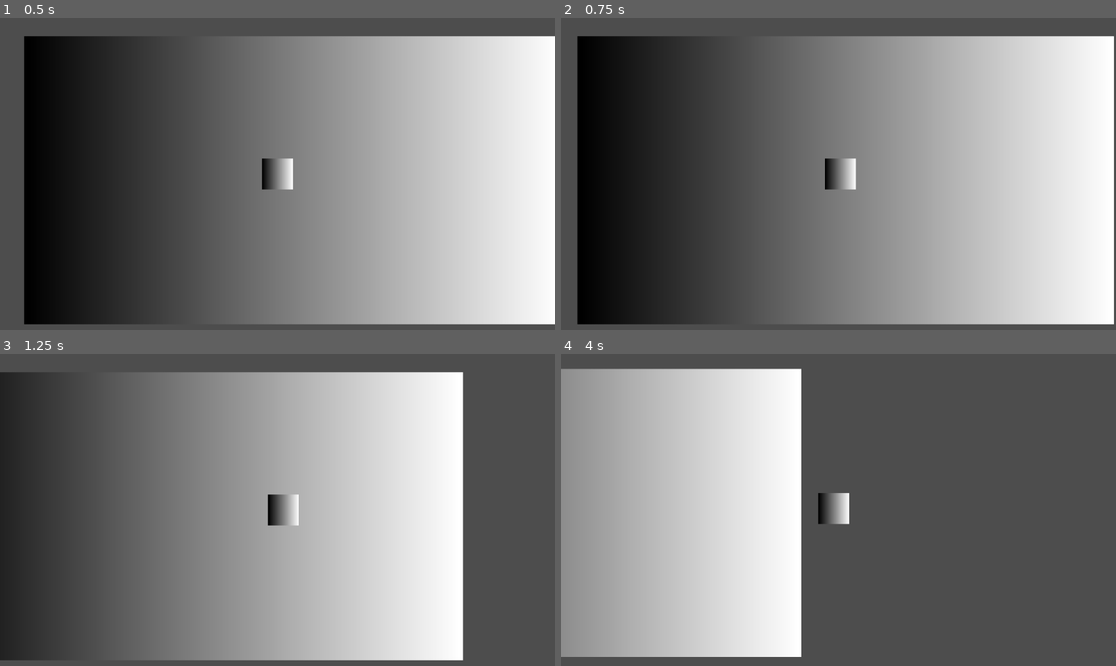
Above: before the commit, frames 1-4 (two rows, left to right).
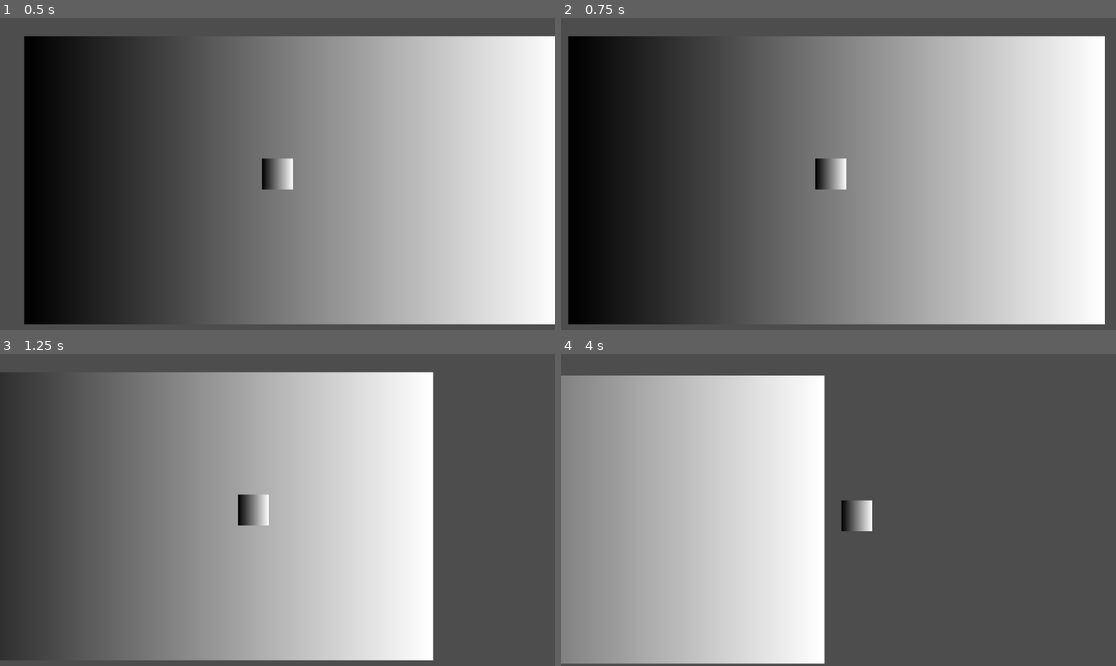
Above: after the commit, the same moments.

Repository: appellatebaton0/milkyway-1
Game: Godot game, scene res://scenes/main.tscn
Two runs of this game, one before a commit and one after it. Both use one fixed random seed, a clock stepped at 60 frames per second and the inputs below.
Inputs:
- Up to frame 1 (0.5 s): no input
- Up to frame 2 (0.75 s): tap Enter at 0.5 s; hold D (right) from 0.53 s (still down)
- Up to frame 3 (1.25 s): keep holding D (right)
- Up to frame 4 (4 s): release D (right) at 1.28 s; hold S (down) 1.28-2.03 s; hold D (right) 2.03-2.78 s; hold W (up) 2.78-3.53 s; hold A (left) from 3.53 s (still down)

Frame 1 is identical in both runs. In frame 2, 3.9% of the frame differs, in the area x 1-100%, y 5-99%; in frame 3, 6.0%; in frame 4, 6.5%, in the area x 0-57%, y 4-100%.

Commit message:
h2.7 - Camera Follow Ahead
- I got the camera set up pretty much how I want it - we've got some below-average lerping and a fair bit of follow ahead to really make the motion feel good.

Diff:
--- a/project.godot
+++ b/project.godot
@@ -18,6 +18,11 @@
 [editor_plugins]
 
 enabled=PackedStringArray("res://addons/godot_super-wakatime/plugin.cfg")
+
+[global_group]
+
+Player=""
+Camera=""
 
 [input]
 
--- a/scenes/main.tscn
+++ b/scenes/main.tscn
@@ -1,11 +1,18 @@
-[gd_scene load_steps=9 format=3 uid="uid://bhp02oy73u0b5"]
+[gd_scene load_steps=16 format=3 uid="uid://bhp02oy73u0b5"]
 
 [ext_resource type="Script" uid="uid://cvqf1hrebc04p" path="res://scripts/bot.gd" id="1_o5qli"]
 [ext_resource type="Script" uid="uid://ce0lih35lp5ov" path="res://scripts/bits/movemaster2d.gd" id="2_0wfyh"]
 [ext_resource type="Script" uid="uid://dm0cvcckbo1ha" path="res://scripts/bits/movebits/control_bits/float_control.gd" id="3_sugp2"]
-[ext_resource type="Script" uid="uid://dh7uyas6k0ivv" path="res://scripts/bits/movebits/lerp2d.gd" id="4_jyhfs"]
+[ext_resource type="Script" uid="uid://dh7uyas6k0ivv" path="res://scripts/bits/movebits/position2d.gd" id="4_jyhfs"]
+[ext_resource type="Script" uid="uid://cf8yvwn7y5dxj" path="res://scripts/values/vector2/operation_vec2.gd" id="4_trceg"]
+[ext_resource type="Script" uid="uid://dhiqy1na7pbxt" path="res://scripts/values/vector2/lerp_vec2.gd" id="5_o6xl0"]
 [ext_resource type="Script" uid="uid://b1o48vkwquyxs" path="res://scripts/values/node/manual_node.gd" id="5_tefeu"]
 [ext_resource type="Script" uid="uid://cv1nebo3jeb7b" path="res://scripts/values/vector2/manual_vec2.gd" id="6_o6xl0"]
+[ext_resource type="Script" uid="uid://bwdw5vkktfk76" path="res://scripts/values/vector2/position_vec2.gd" id="6_tipki"]
+[ext_resource type="Script" uid="uid://dpdrlpfc562ev" path="res://scripts/values/vector2/cast_vec2.gd" id="9_ya4ey"]
+[ext_resource type="Script" uid="uid://d7n7ctdl2nsg" path="res://scripts/values/property.gd" id="10_eb6dy"]
+[ext_resource type="Script" uid="uid://4ivi36601ppp" path="res://scripts/values/node/bit_node.gd" id="11_trceg"]
+[ext_resource type="Script" uid="uid://bslmamakq2ao5" path="res://scripts/values/node/group_node.gd" id="12_eb6dy"]
 
 [sub_resource type="Gradient" id="Gradient_0wfyh"]
 
@@ -19,7 +26,7 @@
 scale = Vector2(17.40625, 9.34375)
 texture = SubResource("GradientTexture2D_sugp2")
 
-[node name="Player" type="Node2D" parent="."]
+[node name="Player" type="Node2D" parent="." groups=["Player"]]
 script = ExtResource("1_o5qli")
 
 [node name="MoveMaster" type="CharacterBody2D" parent="Player"]
@@ -34,26 +41,69 @@
 [node name="Sprite2D" type="Sprite2D" parent="Player"]
 texture = SubResource("GradientTexture2D_sugp2")
 
-[node name="Camera2D" type="Camera2D" parent="."]
+[node name="Camera" type="Node2D" parent="." groups=["Camera"]]
 script = ExtResource("1_o5qli")
 
-[node name="MoveMaster" type="CharacterBody2D" parent="Camera2D"]
+[node name="MoveMaster" type="CharacterBody2D" parent="Camera"]
 script = ExtResource("2_0wfyh")
 
-[node name="Node" type="Node" parent="Camera2D/MoveMaster"]
+[node name="SetPosition" type="Node" parent="Camera/MoveMaster"]
 script = ExtResource("4_jyhfs")
 
-[node name="A" type="Node" parent="Camera2D/MoveMaster/Node" node_paths=PackedStringArray("response")]
+[node name="Next" type="Node" parent="Camera/MoveMaster/SetPosition"]
+script = ExtResource("4_trceg")
+metadata/_custom_type_script = "uid://cf8yvwn7y5dxj"
+
+[node name="LesserVelocity" type="Node" parent="Camera/MoveMaster/SetPosition/Next"]
+script = ExtResource("4_trceg")
+operation = 2
+metadata/_custom_type_script = "uid://cf8yvwn7y5dxj"
+
+[node name="PlayerVelocity" type="Node" parent="Camera/MoveMaster/SetPosition/Next/LesserVelocity"]
+script = ExtResource("9_ya4ey")
+metadata/_custom_type_script = "uid://dpdrlpfc562ev"
+
+[node name="Velocity" type="Node" parent="Camera/MoveMaster/SetPosition/Next/LesserVelocity/PlayerVelocity"]
+script = ExtResource("10_eb6dy")
+property = "velocity"
+metadata/_custom_type_script = "uid://d7n7ctdl2nsg"
+
+[node name="MoveMaster" type="Node" parent="Camera/MoveMaster/SetPosition/Next/LesserVelocity/PlayerVelocity/Velocity"]
+script = ExtResource("11_trceg")
+bit_id = "MoveMasterBit2D"
+metadata/_custom_type_script = "uid://4ivi36601ppp"
+
+[node name="Player" type="Node" parent="Camera/MoveMaster/SetPosition/Next/LesserVelocity/PlayerVelocity/Velocity/MoveMaster"]
+script = ExtResource("12_eb6dy")
+group_name = "Player"
+metadata/_custom_type_script = "uid://bslmamakq2ao5"
+
+[node name="Divisor" type="Node" parent="Camera/MoveMaster/SetPosition/Next/LesserVelocity"]
+script = ExtResource("6_o6xl0")
+response = Vector2(20, 20)
+metadata/_custom_type_script = "uid://cv1nebo3jeb7b"
+
+[node name="Lerp" type="Node" parent="Camera/MoveMaster/SetPosition/Next"]
+script = ExtResource("5_o6xl0")
+metadata/_custom_type_script = "uid://dhiqy1na7pbxt"
+
+[node name="APosition" type="Node" parent="Camera/MoveMaster/SetPosition/Next/Lerp"]
+script = ExtResource("6_tipki")
+metadata/_custom_type_script = "uid://bwdw5vkktfk76"
+
+[node name="A" type="Node" parent="Camera/MoveMaster/SetPosition/Next/Lerp/APosition" node_paths=PackedStringArray("response")]
 script = ExtResource("5_tefeu")
-response = NodePath("../../..")
+response = NodePath("../../../../../..")
 metadata/_custom_type_script = "uid://b1o48vkwquyxs"
 
-[node name="B" type="Node" parent="Camera2D/MoveMaster/Node" node_paths=PackedStringArray("response")]
-script = ExtResource("5_tefeu")
-response = NodePath("../../../../Player")
-metadata/_custom_type_script = "uid://b1o48vkwquyxs"
+[node name="BPosition" type="Node" parent="Camera/MoveMaster/SetPosition/Next/Lerp" node_paths=PackedStringArray("node")]
+script = ExtResource("6_tipki")
+node = NodePath("../../LesserVelocity/PlayerVelocity/Velocity/MoveMaster/Player")
+metadata/_custom_type_script = "uid://bwdw5vkktfk76"
 
-[node name="Lerp" type="Node" parent="Camera2D/MoveMaster/Node"]
+[node name="Lerp" type="Node" parent="Camera/MoveMaster/SetPosition/Next/Lerp"]
 script = ExtResource("6_o6xl0")
 response = Vector2(0.4, 0.4)
 metadata/_custom_type_script = "uid://cv1nebo3jeb7b"
+
+[node name="Camera2D" type="Camera2D" parent="Camera"]
--- a/scripts/bits/bit.gd
+++ b/scripts/bits/bit.gd
@@ -2,18 +2,12 @@
 ## A bot with extended functionality, that can pass that functionality
 ## off to its parent if that parent is an Bot.
 
-## The ID of the bit, aka its class_name as a String.
-@onready var id:String = get_script().get_global_name()
-
-@export var passing := true ## Whether to pass functionality off to the parent.
-
 ## The bot to pass the functionality off to.
 @onready var bot:Bot = get_bot()
 func get_bot() -> Bot:
-	if passing:
-		var parent = get_parent()
+	var parent = get_parent()
 
-		if parent is Bot:
-			return parent
+	if parent is Bot:
+		return parent
 
 	return self
--- a/scripts/bits/movebits/lerp2d.gd
+++ /dev/null
@@ -1,35 +0,0 @@
-class_name LerpBit2D extends MoveBit2D
-## Lerps between two nodes, with a certain weight.
-
-@export var node_a:NodeValue ## The first node to use.
-@export var node_b:NodeValue ## The second node to use.
-@export var lerp_amounts:Vector2Value ## The lerp values for the x and y. Lock between 0.0 and 1.0
-
-## Returns the lerp locked between (0,0) and (1,1)
-func locked_lerp():
-	var lerp_value = lerp_amounts.value()
-	return Vector2(1,1).min(Vector2(0,0).max(lerp_value))
-
-func _ready() -> void:
-	## Look for the values in the children.
-	for child in get_children():
-		print("child ", child is NodeValue)
-		if child is NodeValue:
-			if node_a == null:
-				node_a = child
-			elif node_b == null:
-				node_b = child
-		elif child is Vector2Value:
-			lerp_amounts = child
-
-func phys_active(_delta:float) -> void:
-	print(0)
-	if node_a != null and node_b != null:
-		print("1")
-		var a = node_a.value()
-		var b = node_b.value()
-		var l = locked_lerp()
-
-		# Lerp.
-		if a is Node2D and b is Node2D:
-			master.mover.global_position = Vector2(lerp(a.global_position.x, b.global_position.x, l.x), lerp(a.global_position.y, b.global_position.y, l.y))
--- /dev/null
+++ b/scripts/bits/movebits/position2d.gd
@@ -0,0 +1,15 @@
+class_name PositionBit2D extends MoveBit2D
+## Sets the position to a Vector2Value. Good for EVERYTHING.
+
+@export var position:Vector2Value ## The position to use.
+
+func _ready() -> void:
+	## Look for the values in the children.
+	if position == null:
+		for child in get_children():
+			if child is Vector2Value:
+				position = child
+
+func phys_active(_delta:float) -> void:
+	if position != null:
+		master.mover.global_position = position.value()
--- /dev/null
+++ b/scripts/values/node/bit_node.gd
@@ -0,0 +1,22 @@
+class_name BitNode extends NodeValue
+## Returns a bit from a given node.
+
+## The class_name of the bit to get.
+@export var bit_id:String
+@export var from:NodeValue
+
+func _ready() -> void:
+	if from == null:
+		for child in get_children():
+			if child is NodeValue:
+				from = child
+				break
+
+func value() -> Node:
+	if from != null and bit_id != null:
+		var from_node = from.value()
+
+		for child in from_node.get_children():
+			if child.get_script().get_global_name() == bit_id:
+				return child
+	return null
--- /dev/null
+++ b/scripts/values/node/group_node.gd
@@ -0,0 +1,7 @@
+class_name GroupNode extends NodeValue
+## Returns the first node in a group.
+
+@export var group_name:String
+
+func value() -> Node:
+	return get_tree().get_first_node_in_group(group_name)
--- /dev/null
+++ b/scripts/values/property.gd
@@ -0,0 +1,17 @@
+class_name Property extends Value
+## Returns a given property from a given node.
+
+@export var property:String
+@export var from:NodeValue
+
+func _ready() -> void:
+	if from == null:
+		for child in get_children():
+			if child is NodeValue:
+				from = child
+				break
+
+func value() -> Variant:
+	if property != null and from != null:
+		return from.value().get(property)
+	return null
--- /dev/null
+++ b/scripts/values/vector2/cast_vec2.gd
@@ -0,0 +1,18 @@
+class_name CastVector2 extends Vector2Value
+## Casts a given value to a Vector2
+
+@export var from:Value
+
+func _ready() -> void:
+	if from == null:
+		for child in get_children():
+			if child is Value:
+				from = child
+				break
+
+func value() -> Vector2:
+	if from != null:
+		var response = from.value()
+		if response is Vector2 or response is Vector2i:
+			return Vector2(response)
+	return Vector2.ZERO
--- /dev/null
+++ b/scripts/values/vector2/lerp_vec2.gd
@@ -0,0 +1,33 @@
+class_name LerpVector2 extends Vector2Value
+## Lerps between two Vector2Values, with another for the weight.
+
+@export var position_a:Vector2Value ## The first node to use.
+@export var position_b:Vector2Value ## The second node to use.
+@export var lerp_amounts:Vector2Value ## The lerp values for the x and y. Lock between 0.0 and 1.0
+
+## Returns the lerp locked between (0,0) and (1,1)
+func locked_lerp():
+	var lerp_value = lerp_amounts.value()
+	return Vector2(1,1).min(Vector2(0,0).max(lerp_value))
+
+func _ready() -> void:
+	## Look for the values in the children.
+	for child in get_children():
+		if child is Vector2Value:
+
+			if position_a == null:
+				position_a = child
+			elif position_b == null:
+				position_b = child
+			elif lerp_amounts == null:
+				lerp_amounts = child
+
+func value() -> Vector2:
+	if position_a != null and position_b != null:
+		var a = position_a.value()
+		var b = position_b.value()
+		var l = locked_lerp()
+
+		return Vector2(lerp(a.x, b.x, l.x), lerp(a.y, b.y, l.y))
+
+	return Vector2.ZERO
--- /dev/null
+++ b/scripts/values/vector2/operation_vec2.gd
@@ -0,0 +1,39 @@
+class_name OperationVector2 extends Vector2Value
+## Returns the result of an operation between two Vector2Values
+
+## The first value in the operation.
+@export var value_a:Vector2Value
+## The second value in the operation
+@export var value_b:Vector2Value
+
+enum operations{
+	ADD, ## Adds the values together.
+	SUBTRACT, ## Subtracts b from a.
+	DIVIDE, ## Divides a by b.
+	MULTIPLY, ## Multiplies the values by each other.
+}
+@export var operation := operations.ADD
+
+func _ready() -> void:
+	for child in get_children():
+		if child is Vector2Value:
+			if value_a == null:
+				value_a = child
+			elif value_b == null:
+				value_b = child
+
+func value() -> Vector2:
+	if value_a != null and value_b != null:
+		var a := value_a.value()
+		var b := value_b.value()
+
+		match operation:
+			operations.ADD:
+				return a + b
+			operations.SUBTRACT:
+				return a - b
+			operations.DIVIDE:
+				return a / b
+			operations.MULTIPLY:
+				return a * b
+	return Vector2.ZERO
--- /dev/null
+++ b/scripts/values/vector2/position_vec2.gd
@@ -0,0 +1,21 @@
+class_name PositionVector2 extends Vector2Value
+## Returns the position of a Node2D
+
+## The node to use.
+@export var node:NodeValue
+## Whether to use the local or global position.
+@export var local := false
+
+func _ready() -> void:
+	if node == null:
+		for child in get_children():
+			if child is NodeValue:
+				node = child
+				break
+
+func value() -> Vector2:
+	if node != null:
+		var res_node = node.value()
+		if res_node is Node2D:
+			return res_node.global_position if not local else res_node.position
+	return Vector2.ZERO
Renamed: scripts/bits/movebits/lerp2d.gd.uid -> scripts/bits/movebits/position2d.gd.uid
Not shown, added: scripts/values/node/bit_node.gd.uid
Not shown, added: scripts/values/node/group_node.gd.uid
Not shown, added: scripts/values/property.gd.uid
Not shown, added: scripts/values/vector2/cast_vec2.gd.uid
Not shown, added: scripts/values/vector2/lerp_vec2.gd.uid
Not shown, added: scripts/values/vector2/operation_vec2.gd.uid
Not shown, added: scripts/values/vector2/position_vec2.gd.uid
